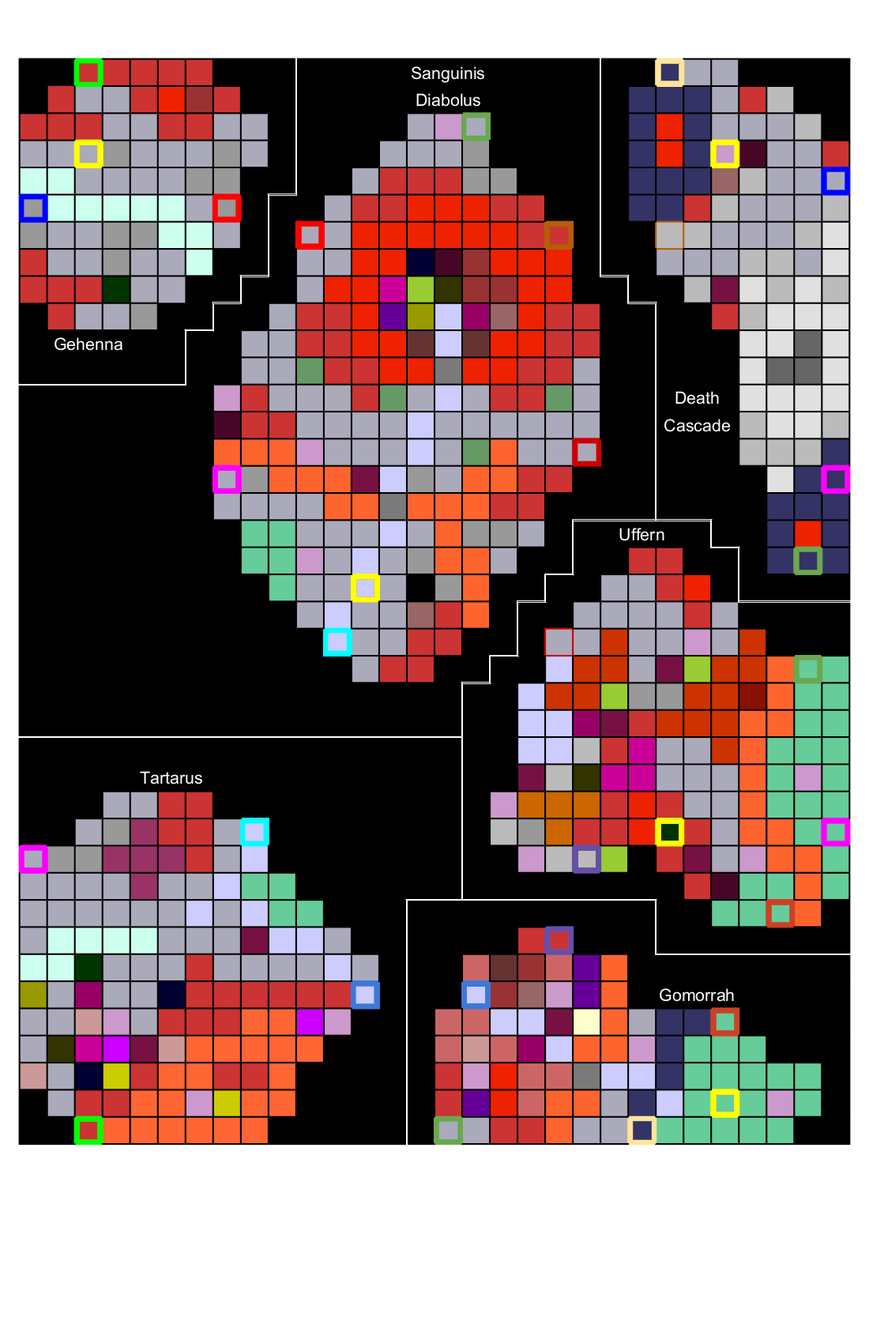
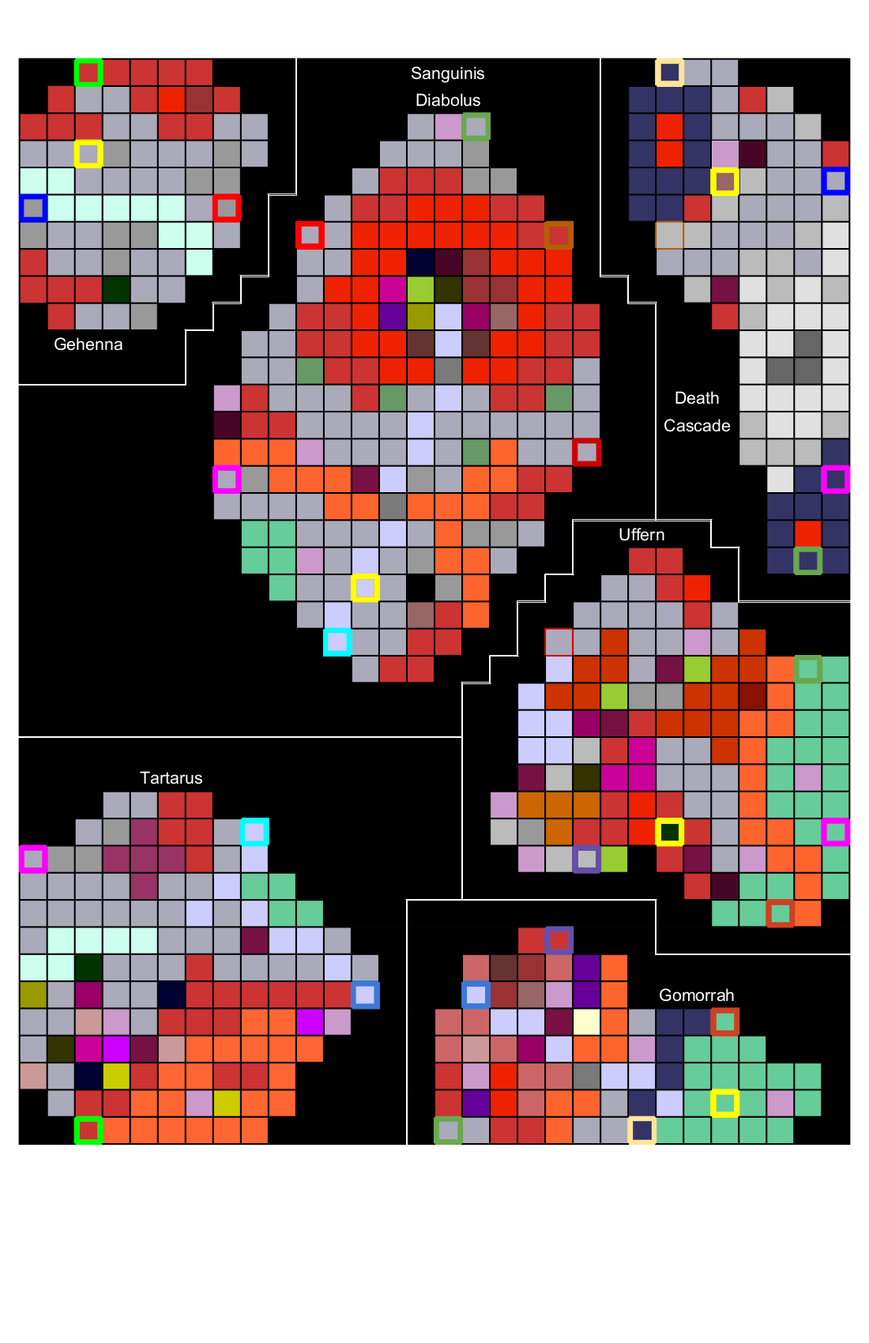
Layers edited between the first and the second 869×1343 image:
painted on "plscks copy of the map - Stygia (1).pdf" over bbox(710, 139, 741, 196)
